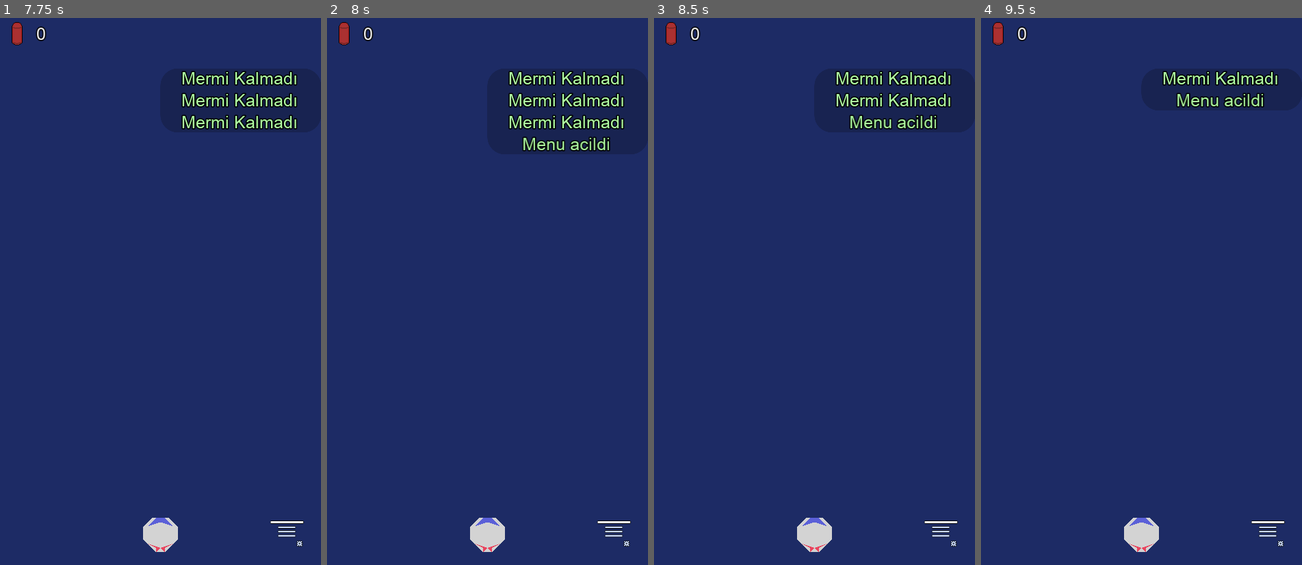
Above: before the commit, frames 1-4 (left to right).
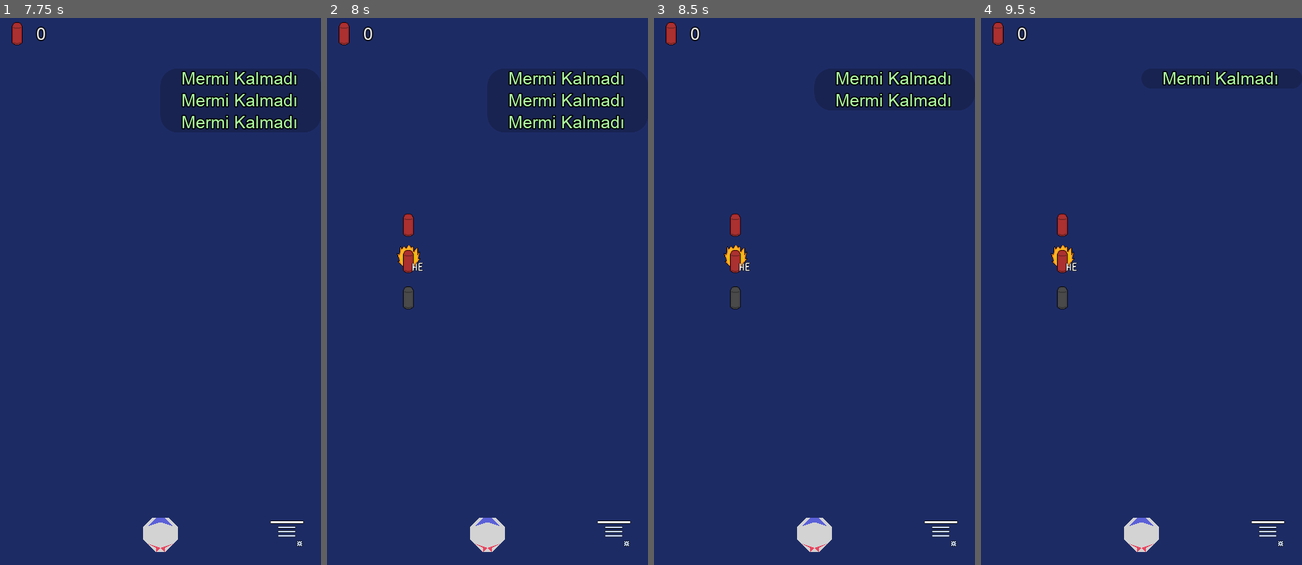
Above: after the commit, the same moments.

Repository: UmutSanci01/Goktasi-2
Game: Godot game, scene res://Main/Main.tscn
The game is run twice, just before and just after one commit, with the same random seed, the same clock (stepped at 60 frames per second) and the same inputs. The engine's default icon, where the game draws it, is replaced by a stand-in: a white triangle on a blue panel in a dark square.
Inputs (mouse positions are in pixels of both pictures, inside the frame that each line leads up to):
- Up to frame 1 (7.75 s): click (160, 291) at 0.5 s; click "Menu" at 1.25 s; click (282, 526) at 2 s; click "Menu" at 2.75 s; click (160, 291) at 3.5 s; click "Menu" at 4.25 s; move the mouse to (231, 264) at 5.02 s; hold Right (ui_right) 5.03-5.75 s; tap P at 5.1, 6.6 s; click (231, 264) at 5.17 s; drag from (96, 318) to (160, 291) at 5.77 s; move the mouse to (192, 171) at 6.52 s; hold Right (ui_right) 6.53-7.25 s; click (192, 171) at 6.67 s; drag from (144, 400) to (64, 209) at 7.27 s
- Up to frame 2 (8 s): no input
- Up to frame 3 (8.5 s): move the mouse to (910, 373) at 8.02 s; hold Left (ui_left) from 8.03 s (still down); tap P at 8.1 s; click (910, 373) at 8.17 s
- Up to frame 4 (9.5 s): release Left (ui_left) at 8.75 s; drag from (1045, 209) to (1141, 291) at 8.77 s

Frame 1 is identical in both runs. In frame 2, 1.1% of the frame differs, in the area x 21-89%, y 21-54%; in frame 3, 1.1%; in frame 4, 1.1%.
Error in both runs: Invalid get index 'radius' (on base: 'Nil'). (res://Game/OreDetector.gd:30)

Commit message:
New bullet has been added

Diff:
--- /dev/null
+++ b/Bullet/BulletCH.tscn
@@ -0,0 +1,9 @@
+[gd_scene load_steps=2 format=2]
+
+[ext_resource path="res://Bullet/Bullet.tscn" type="PackedScene" id=1]
+
+[node name="BulletCH" instance=ExtResource( 1 )]
+explosive_radius = 8
+
+[node name="Polygon2D2" parent="." index="0"]
+color = Color( 0.556863, 0.556863, 0.556863, 1 )
--- /dev/null
+++ b/GUI/InGame/AmmoChoiceMenu.tscn
@@ -0,0 +1,37 @@
+[gd_scene load_steps=4 format=2]
+
+[ext_resource path="res://Images/bullet_red_HE.png" type="Texture" id=1]
+[ext_resource path="res://Images/bullet_red.png" type="Texture" id=2]
+[ext_resource path="res://Images/bullet_cheper.png" type="Texture" id=3]
+
+[node name="AmmoChoiceMenu" type="Control"]
+anchor_right = 1.0
+anchor_bottom = 1.0
+margin_right = -600.0
+margin_bottom = -1024.0
+
+[node name="VBoxContainer" type="VBoxContainer" parent="."]
+margin_right = 40.0
+margin_bottom = 40.0
+
+[node name="TextureRect" type="TextureRect" parent="VBoxContainer"]
+margin_right = 64.0
+margin_bottom = 64.0
+rect_min_size = Vector2( 64, 64 )
+texture = ExtResource( 2 )
+
+[node name="TextureRect2" type="TextureRect" parent="VBoxContainer"]
+margin_top = 68.0
+margin_right = 64.0
+margin_bottom = 132.0
+rect_min_size = Vector2( 64, 64 )
+texture = ExtResource( 1 )
+
+[node name="TextureRect3" type="TextureRect" parent="VBoxContainer"]
+margin_top = 136.0
+margin_right = 64.0
+margin_bottom = 200.0
+rect_min_size = Vector2( 64, 64 )
+texture = ExtResource( 3 )
+
+[node name="Tween" type="Tween" parent="."]
--- a/GUI/InGame/InGame.gd
+++ b/GUI/InGame/InGame.gd
@@ -6,6 +6,8 @@
 onready var button_meteorinfo = $MeteorInfo
 onready var ore_detector = $OreDetector
 onready var fuel_container = $AmountLabels/FuelContainer
+onready var ammo_choice_menu = $AmmoChoiceMenu
+
 
 var touch_start : Vector2
 
@@ -17,6 +19,7 @@
 	Notification.register_observer(self, Notification.NotificationTypes.OreDetectorActive)
 	Notification.register_observer(self, Notification.NotificationTypes.OreDetectorDeactive)
 
+	ammo_choice_menu.hide()
 
 	# Check Detector
 #	if GameState.is_activate_detector:
@@ -41,8 +44,11 @@
 				var delta = event.position - touch_start
 				if abs(delta.x) <= abs(delta.y):
 					if delta.y <= 0:
-						InfoPanel.add_label("Menu acildi")
+						GameState.touch_position = event.position
 						GameState.is_bullet_menu_opened = true
+
+						ammo_choice_menu.show()
+						ammo_choice_menu.rect_position = event.position
 
 
 func _on_Notify(notification_type : int):
--- a/GUI/InGame/InGame.tscn
+++ b/GUI/InGame/InGame.tscn
@@ -8,6 +8,7 @@
 [ext_resource path="res://Images/ore_blue.png" type="Texture" id=6]
 [ext_resource path="res://OreDetector/OreDetector.tscn" type="PackedScene" id=7]
 [ext_resource path="res://Images/fuel_ore.png" type="Texture" id=8]
+[ext_resource path="res://GUI/InGame/AmmoChoiceMenu.tscn" type="PackedScene" id=9]
 
 [node name="InGame" type="Control"]
 anchor_right = 1.0
@@ -135,7 +136,13 @@
 
 [node name="OreDetector" parent="." instance=ExtResource( 7 )]
 
+[node name="AmmoChoiceMenu" parent="." instance=ExtResource( 9 )]
+margin_left = -192.0
+margin_top = 424.0
+margin_right = -192.0
+margin_bottom = 424.0
+mouse_filter = 2
+
 [connection signal="button_down" from="Return" to="." method="_on_Return_button_down"]
-[connection signal="button_down" from="OpenInv" to="." method="_on_OpenInv_button_down"]
 [connection signal="pressed" from="OpenInv" to="." method="_on_OpenInv_pressed"]
 [connection signal="pressed" from="MeteorInfo" to="." method="_on_MeteorInfo_pressed"]
--- a/GUI/Inventory Panel/InventoryPanelNew.tscn
+++ b/GUI/Inventory Panel/InventoryPanelNew.tscn
@@ -1,8 +1,9 @@
-[gd_scene load_steps=4 format=2]
+[gd_scene load_steps=5 format=2]
 
 [ext_resource path="res://Font/InventoryPanelTitle.tres" type="DynamicFont" id=1]
 [ext_resource path="res://GUI/Inventory Panel/InventoryPanelNew.gd" type="Script" id=2]
 [ext_resource path="res://Images/inventory_selected_slot_window.png" type="Texture" id=3]
+[ext_resource path="res://GUI/Slot/Slot.tscn" type="PackedScene" id=4]
 
 [node name="InventoryPanelNew" type="Control"]
 anchor_right = 1.0
@@ -40,6 +41,49 @@
 mouse_filter = 2
 size_flags_vertical = 3
 
+[node name="Slot" parent="PanelContainer/VBoxContainer/slots" instance=ExtResource( 4 )]
+anchor_right = 0.0
+anchor_bottom = 0.0
+margin_right = 128.0
+margin_bottom = 128.0
+
+[node name="Slot2" parent="PanelContainer/VBoxContainer/slots" instance=ExtResource( 4 )]
+anchor_right = 0.0
+anchor_bottom = 0.0
+margin_left = 132.0
+margin_right = 260.0
+margin_bottom = 128.0
+
+[node name="Slot3" parent="PanelContainer/VBoxContainer/slots" instance=ExtResource( 4 )]
+anchor_right = 0.0
+anchor_bottom = 0.0
+margin_left = 264.0
+margin_right = 392.0
+margin_bottom = 128.0
+
+[node name="Slot4" parent="PanelContainer/VBoxContainer/slots" instance=ExtResource( 4 )]
+anchor_right = 0.0
+anchor_bottom = 0.0
+margin_left = 396.0
+margin_right = 524.0
+margin_bottom = 128.0
+
+[node name="Slot5" parent="PanelContainer/VBoxContainer/slots" instance=ExtResource( 4 )]
+anchor_right = 0.0
+anchor_bottom = 0.0
+margin_top = 132.0
+margin_right = 128.0
+margin_bottom = 260.0
+grow_horizontal = 0
+
+[node name="Slot6" parent="PanelContainer/VBoxContainer/slots" instance=ExtResource( 4 )]
+anchor_right = 0.0
+anchor_bottom = 0.0
+margin_left = 132.0
+margin_top = 132.0
+margin_right = 260.0
+margin_bottom = 260.0
+
 [node name="SelectedSlotIndicator" type="TextureRect" parent="."]
 margin_right = 64.0
 margin_bottom = 64.0
--- a/GUI/Slot/Slot.tscn
+++ b/GUI/Slot/Slot.tscn
@@ -19,8 +19,6 @@
 margin_right = -104.0
 margin_bottom = -64.0
 rect_min_size = Vector2( 128, 128 )
-size_flags_horizontal = 2
-size_flags_vertical = 2
 texture_normal = ExtResource( 1 )
 expand = true
 script = ExtResource( 2 )
--- a/ItemDB/Item.gd
+++ b/ItemDB/Item.gd
@@ -17,6 +17,7 @@
 	FUEL_T2,
 	ORE_BLUE,
 	BULLET_HE,
+	BULLET_CH
 }
 
 enum Type {
--- a/ItemDB/ItemDB.tscn
+++ b/ItemDB/ItemDB.tscn
@@ -15,7 +15,8 @@
 [ext_resource path="res://ItemDB/Items/Fuel_t2.tres" type="Resource" id=13]
 [ext_resource path="res://ItemDB/Items/OreBlue.tres" type="Resource" id=14]
 [ext_resource path="res://ItemDB/Items/BulletHE.tres" type="Resource" id=15]
+[ext_resource path="res://ItemDB/Items/BulletCH.tres" type="Resource" id=16]
 
 [node name="ItemDB" type="Node2D"]
 script = ExtResource( 1 )
-items_res = [ ExtResource( 2 ), ExtResource( 5 ), ExtResource( 6 ), ExtResource( 4 ), ExtResource( 3 ), ExtResource( 7 ), ExtResource( 8 ), ExtResource( 11 ), ExtResource( 12 ), ExtResource( 9 ), ExtResource( 10 ), ExtResource( 13 ), ExtResource( 14 ), ExtResource( 15 ) ]
+items_res = [ ExtResource( 2 ), ExtResource( 5 ), ExtResource( 6 ), ExtResource( 4 ), ExtResource( 3 ), ExtResource( 7 ), ExtResource( 8 ), ExtResource( 11 ), ExtResource( 12 ), ExtResource( 9 ), ExtResource( 10 ), ExtResource( 13 ), ExtResource( 14 ), ExtResource( 15 ), ExtResource( 16 ) ]
--- /dev/null
+++ b/ItemDB/Items/BulletCH.tres
@@ -0,0 +1,17 @@
+[gd_resource type="Resource" load_steps=4 format=2]
+
+[ext_resource path="res://ItemDB/Item.gd" type="Script" id=1]
+[ext_resource path="res://Images/bullet_cheper.png" type="Texture" id=2]
+[ext_resource path="res://Bullet/BulletCH.tscn" type="PackedScene" id=3]
+
+[resource]
+script = ExtResource( 1 )
+id = 14
+type = 2
+name = "Basit Mermi"
+info = "Basit mermi. Maden patlatmaktan fazlasını yapamaz."
+texture = ExtResource( 2 )
+scene = ExtResource( 3 )
+value = 3
+visible = true
+can_sale = true
--- a/Main/GameState.gd
+++ b/Main/GameState.gd
@@ -27,6 +27,7 @@
 var screen_safe_area : Rect2 setget set_screen_safe_area
 
 # Bullet Menu
+var touch_position : Vector2 = Vector2.ZERO
 var is_bullet_menu_opened : bool = false
 
 
--- a/SpaceShip/SpaceShip.gd
+++ b/SpaceShip/SpaceShip.gd
@@ -16,7 +16,7 @@
 
 
 func _ready():
-	selected_bullet_id = Item.ID.BULLET
+	selected_bullet_id = Item.ID.BULLET_CH
 	var bullet_data = ItemDB.get_item(selected_bullet_id)
 	if bullet_data:
 		scene_bullet = bullet_data.scene
Not shown: 1 places in GUI/InGame/InGame.tscn that only renumber resources
Binary file added: Images/bullet_cheper.png
Not shown: 1 places in ItemDB/ItemDB.tscn that only renumber resources
Not shown, changed: .gitignore
